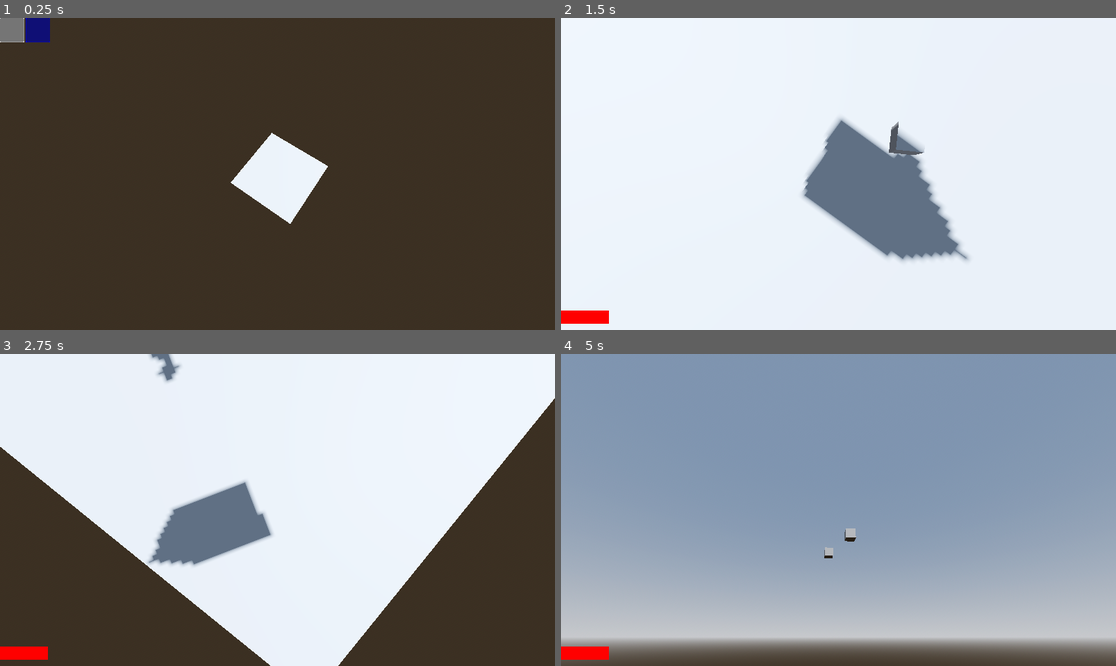
Above: before the commit, frames 1-4 (two rows, left to right).
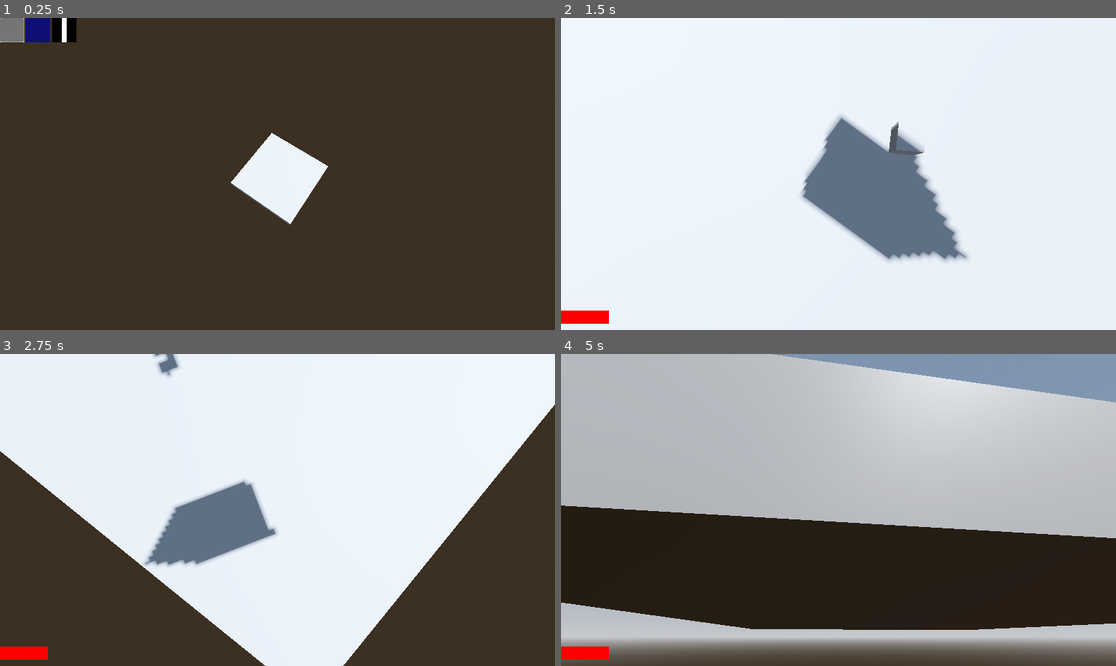
Above: after the commit, the same moments.

Repository: kdanecki/vertex_multiplayer
Game: Godot game, scene res://level.tscn
Same seed, same stepped clock (60 frames per second), same inputs: the game is played once before the commit and once after it. This scene is started directly instead of the project's main scene.
Inputs (mouse positions are in pixels of both pictures, inside the frame that each line leads up to):
- Up to frame 1 (0.25 s): no input
- Up to frame 2 (1.5 s): click (572, 30) at 0.5 s; move the mouse to (960, 158) at 1.27 s; hold D (move_right) from 1.28 s (still down); click (960, 158) at 1.35 s
- Up to frame 3 (2.75 s): tap Space (jump) at 1.52, 2.27 s; tap Home (ui_home) at 1.55, 2.1 s; tap Enter at 2 s; move the mouse to (166, 525) at 2.02 s; release D (move_right) at 2.03 s; hold S (move_back) from 2.03 s (still down); click (166, 525) at 2.3 s
- Up to frame 4 (5 s): move the mouse to (894, 441) at 2.77 s; release S (move_back) at 2.78 s; hold D (move_right) 2.78-3.53 s; click (894, 441) at 2.85 s; tap Home (ui_home) at 3.05, 4.35 s; tap Space (jump) at 3.5, 3.77, 4.52 s; move the mouse to (810, 572) at 3.52 s; hold W (move_forward) from 3.53 s (still down); tap M (toggle_mouse) at 3.6 s; click (810, 572) at 3.8 s; move the mouse to (877, 513) at 4.27 s

The runs differ from the first frame. In frame 1, 0.4% of the frame differs, in the area x 9-59%, y 0-67%; in frame 2, 0.9%; in frame 3, 2.2%; in frame 4, 82%, in the area x 0-100%, y 0-89%.

Commit message:
Pole Layer

Diff:
--- a/level.gd
+++ b/level.gd
@@ -45,6 +45,11 @@
 	rpc_id(1, "add_player", multiplayer.get_unique_id(), "res://player2.tscn")
 	$UI.hide()
 	pass
+
+func select_POLE_LAYER():
+	rpc_id(1, "add_player", multiplayer.get_unique_id(), "res://pole_layer.tscn")
+	$UI.hide()
+	pass
 #@rpc("authority", "reliable")
 #func spawn_character(id : int, new_position):
 #	var character = preload("res://player.tscn").instantiate()
--- a/level.tscn
+++ b/level.tscn
@@ -15,11 +15,11 @@
 tonemap_mode = 2
 glow_enabled = true
 
-[sub_resource type="PlaneMesh" id="PlaneMesh_qjl3s"]
-size = Vector2(10, 10)
+[sub_resource type="BoxMesh" id="BoxMesh_5jsw3"]
+size = Vector3(10, 1, 10)
 
-[sub_resource type="ConvexPolygonShape3D" id="ConvexPolygonShape3D_81hdx"]
-points = PackedVector3Array(5.07738, 0.079334, 5.07738, -5.07738, -0.079334, -5.07738, -5.07738, 0.079334, -5.07738, 5.07738, -0.079334, -5.07738, -5.07738, -0.079334, 5.07738, -5.07738, 0.079334, 5.07738, 5.07738, 0.079334, -5.07738, 5.07738, -0.079334, 5.07738)
+[sub_resource type="ConvexPolygonShape3D" id="ConvexPolygonShape3D_hj28i"]
+points = PackedVector3Array(-5, -0.5, -5, -5, 0.5, -5, 5, -0.5, -5, -5, -0.5, 5, -5, 0.5, 5, 5, 0.5, -5, 5, -0.5, 5, 5, 0.5, 5)
 
 [node name="Level" type="Node3D"]
 script = ExtResource("1_7h7l2")
@@ -46,11 +46,13 @@
 [node name="StaticBody3D" type="StaticBody3D" parent="."]
 
 [node name="MeshInstance3D" type="MeshInstance3D" parent="StaticBody3D"]
-mesh = SubResource("PlaneMesh_qjl3s")
+transform = Transform3D(1, 0, 0, 0, 1, 0, 0, 0, 1, 0, -0.5, 0)
+mesh = SubResource("BoxMesh_5jsw3")
 skeleton = NodePath("../..")
 
 [node name="CollisionShape3D" type="CollisionShape3D" parent="StaticBody3D"]
-shape = SubResource("ConvexPolygonShape3D_81hdx")
+transform = Transform3D(1, 0, 0, 0, 1, 0, 0, 0, 1, 0, -0.5, 0)
+shape = SubResource("ConvexPolygonShape3D_hj28i")
 
 [node name="Spectator" type="Camera3D" parent="."]
 transform = Transform3D(0.82266, -0.525816, 0.216213, 0, 0.380299, 0.924864, -0.568534, -0.760848, 0.312857, 5.92268, 26.8013, 9.24524)
@@ -98,5 +100,32 @@
 offset_right = 50.0
 offset_bottom = 50.0
 
+[node name="ColorRect3" type="ColorRect" parent="UI/HBoxContainer"]
+custom_minimum_size = Vector2(50, 50)
+layout_mode = 2
+color = Color(0, 0, 0, 1)
+
+[node name="ColorRectPOLE" type="ColorRect" parent="UI/HBoxContainer/ColorRect3"]
+layout_mode = 1
+anchors_preset = 8
+anchor_left = 0.5
+anchor_top = 0.5
+anchor_right = 0.5
+anchor_bottom = 0.5
+offset_left = -5.0
+offset_top = -25.0
+offset_right = 5.0
+offset_bottom = 25.0
+grow_horizontal = 2
+grow_vertical = 2
+
+[node name="Button_pole_layer" type="Button" parent="UI/HBoxContainer/ColorRect3"]
+custom_minimum_size = Vector2(50, 50)
+layout_mode = 2
+offset_right = 50.0
+offset_bottom = 50.0
+flat = true
+
 [connection signal="button_down" from="UI/HBoxContainer/ColorRect/Button" to="." method="select_1"]
 [connection signal="button_down" from="UI/HBoxContainer/ColorRect2/Button2" to="." method="select_2"]
+[connection signal="button_down" from="UI/HBoxContainer/ColorRect3/Button_pole_layer" to="." method="select_POLE_LAYER"]
--- /dev/null
+++ b/pole.tscn
@@ -0,0 +1,24 @@
+[gd_scene load_steps=4 format=3 uid="uid://djh12jwis7nf7"]
+
+[ext_resource type="Script" path="res://bullet.gd" id="1_8ymok"]
+
+[sub_resource type="BoxShape3D" id="BoxShape3D_pr3c3"]
+size = Vector3(0.75, 5, 0.25)
+
+[sub_resource type="BoxMesh" id="BoxMesh_l1d5w"]
+size = Vector3(0.75, 5, 0.25)
+
+[node name="RigidBody3D" type="RigidBody3D"]
+gravity_scale = 5.0
+center_of_mass_mode = 1
+center_of_mass = Vector3(0, 2.5, -0.5)
+can_sleep = false
+script = ExtResource("1_8ymok")
+
+[node name="CollisionShape3D" type="CollisionShape3D" parent="."]
+transform = Transform3D(1, 0, 0, 0, 1, 0, 0, 0, 1, 0, 2.5, 0)
+shape = SubResource("BoxShape3D_pr3c3")
+
+[node name="MeshInstance3D" type="MeshInstance3D" parent="."]
+transform = Transform3D(1, 0, 0, 0, 1, 0, 0, 0, 1, 0, 2.5, 0)
+mesh = SubResource("BoxMesh_l1d5w")
--- /dev/null
+++ b/pole_base.tscn
@@ -0,0 +1,17 @@
+[gd_scene load_steps=3 format=3 uid="uid://cx6jsrjyx4cd4"]
+
+[ext_resource type="Script" path="res://bullet.gd" id="1_mvscl"]
+
+[sub_resource type="BoxShape3D" id="BoxShape3D_pr3c3"]
+size = Vector3(0.75, 0.1, 0.25)
+
+[node name="RigidBody3D" type="RigidBody3D"]
+gravity_scale = 0.0
+center_of_mass_mode = 1
+center_of_mass = Vector3(0, 2.5, -0.5)
+freeze = true
+script = ExtResource("1_mvscl")
+
+[node name="CollisionShape3D" type="CollisionShape3D" parent="."]
+transform = Transform3D(1, 0, 0, 0, 1, 0, 0, 0, 1, 0, -0.75, 0)
+shape = SubResource("BoxShape3D_pr3c3")
--- /dev/null
+++ b/pole_layer.gd
@@ -0,0 +1,54 @@
+extends PlayerBase
+
+var all_poles = []
+
+var held_pole
+var pole_base
+
+var super_counter = 0
+var super_bool = false
+
+@rpc("any_peer", "call_local", "reliable")
+func shoot(dir):
+	if not is_on_floor():
+		super_counter += 1
+	else:
+		super_counter = 0
+
+	if super_counter < 4:
+		pole(dir)
+
+	if super_counter >= 4:
+		super_counter = 0
+		for pole in self.all_poles:
+			pole.freeze = super_bool
+			pole.gravity_scale = 1
+			pole.mass = 2
+
+		super_bool = not super_bool
+
+@rpc("any_peer", "call_local", "reliable")
+func pole(dir):
+	if self.held_pole:
+		self.held_pole.freeze = true
+		all_poles.append(self.held_pole)
+
+		self.held_pole = null
+		self.pole_base.queue_free()
+
+		self.health += 10
+
+	else:
+		self.held_pole = preload("res://pole.tscn").instantiate()
+		self.pole_base = preload("res://pole_base.tscn").instantiate()
+		get_parent().add_child(self.held_pole, true)
+		get_parent().add_child(self.pole_base, true)
+		self.held_pole.position = position + dir
+		self.held_pole.rotation = Vector3( 0, self.rotation.y, 0 )
+		self.pole_base.position = position + dir
+		self.pole_base.rotation = Vector3( 0, self.rotation.y, 0 )
+
+
+
+func _process(delta):
+	pass
--- /dev/null
+++ b/pole_layer.tscn
@@ -0,0 +1,13 @@
+[gd_scene load_steps=4 format=3 uid="uid://c0aogv2iqh3hf"]
+
+[ext_resource type="PackedScene" uid="uid://cpdr0cnfx8aur" path="res://player.tscn" id="1_7shsk"]
+[ext_resource type="Script" path="res://pole_layer.gd" id="2_io0yk"]
+
+[sub_resource type="StandardMaterial3D" id="StandardMaterial3D_30tc1"]
+albedo_color = Color(0, 0, 1, 1)
+
+[node name="Body" instance=ExtResource("1_7shsk")]
+script = ExtResource("2_io0yk")
+
+[node name="MeshInstance3D" parent="." index="1"]
+surface_material_override/0 = SubResource("StandardMaterial3D_30tc1")
